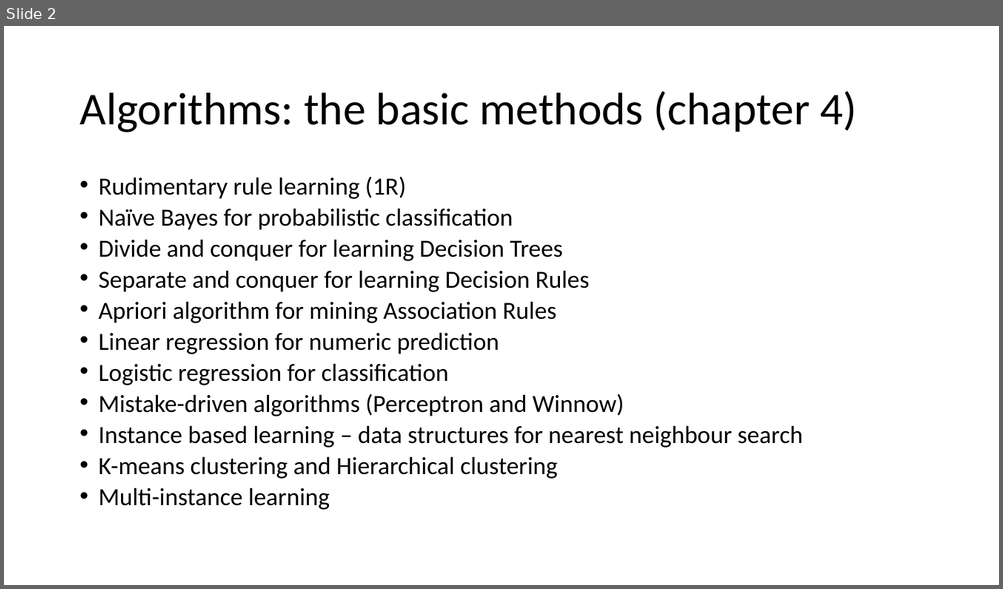
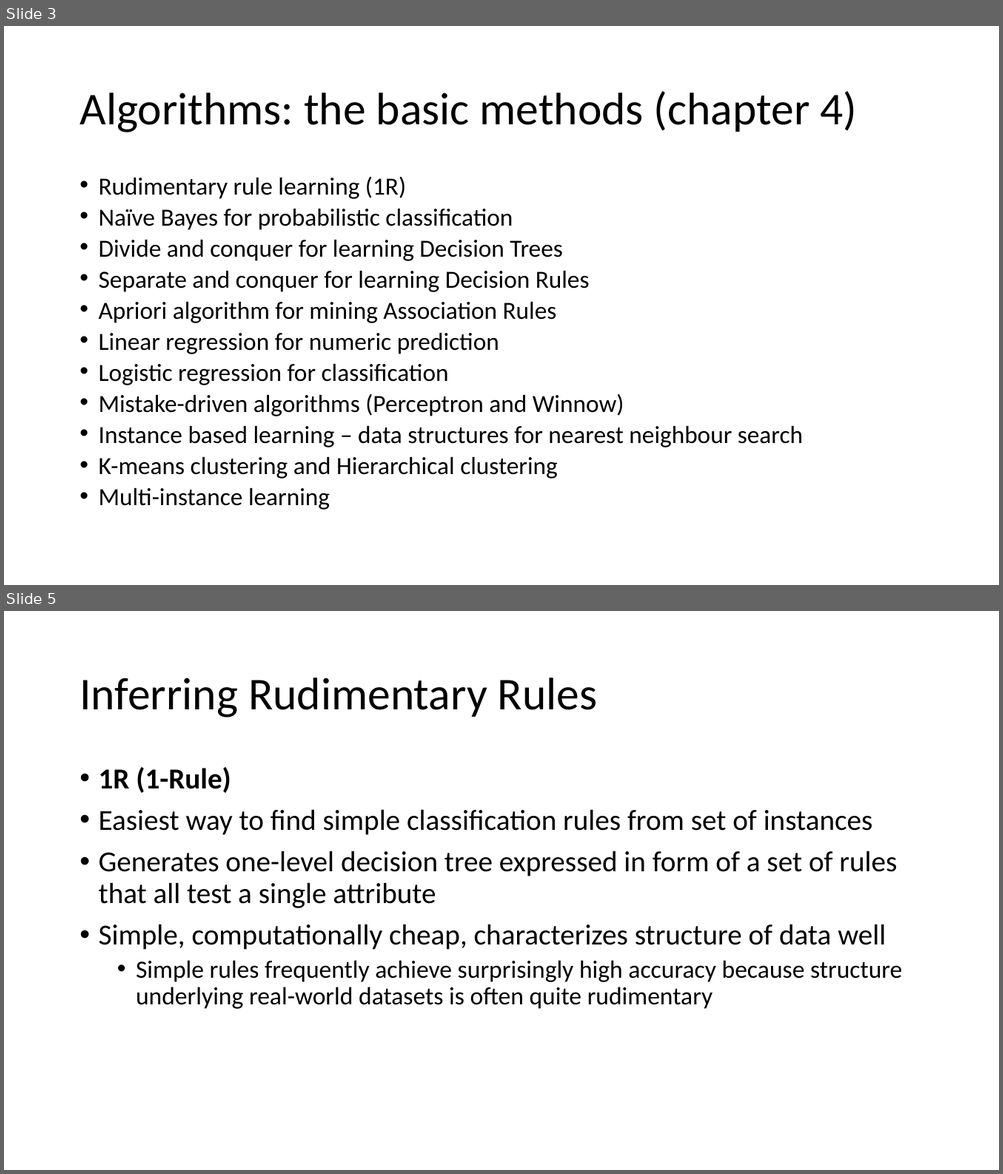
Before and after one commit to russellu/cs405, a slide deck: Lecture_04.pptx. Shown one above the other, each under a label of ours: slide 2 before the commit, slides 3 and 5 after it; the slides between them are not shown. The pictures are 1003x589 and 1003x1174 pixels, drawn with LibreOffice and Linux fonts; fonts in the diff are those of the drawing. Boxes give left, top, right and bottom in pixels: in the first picture for what was removed or moved away, otherwise in the second. Text is boxed around its words. In the diff, an @@ line names an element or a change of style, - is before the commit and + after.

```diff
--- a/Lecture_04.pptx
+++ b/Lecture_04.pptx
@@ slide 5 added at (4, 611, 999, 1170), background #FFFFFF @@
@@ title added at (79, 678, 597, 718), 44 pt, text #000000 @@
+Inferring Rudimentary Rules
@@ text added at (99, 767, 902, 1009), 28 pt, text #000000 @@
+• 1R (1-Rule)
+• Easiest way to find simple classification rules from set of instances
+• Generates one-level decision tree expressed in form of a set of rules that all test a single attribute
+• Simple, computationally cheap, characterizes structure of data well
+  • Simple rules frequently achieve surprisingly high accuracy because structure underlying real-world datasets is often quite rudimentary
@@ what was slide 2 is now slide 3 @@
```
Also in this commit, not shown: 1 slide changed, 18 other slides added.
